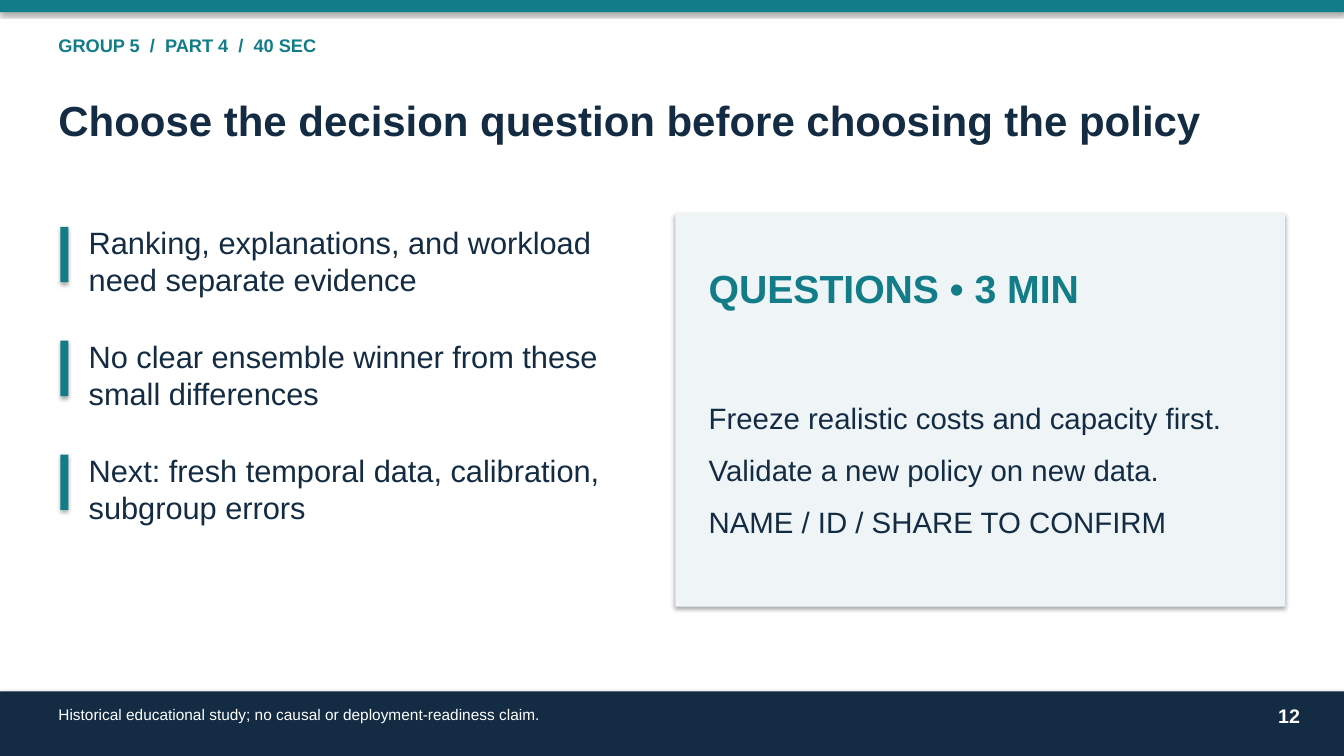
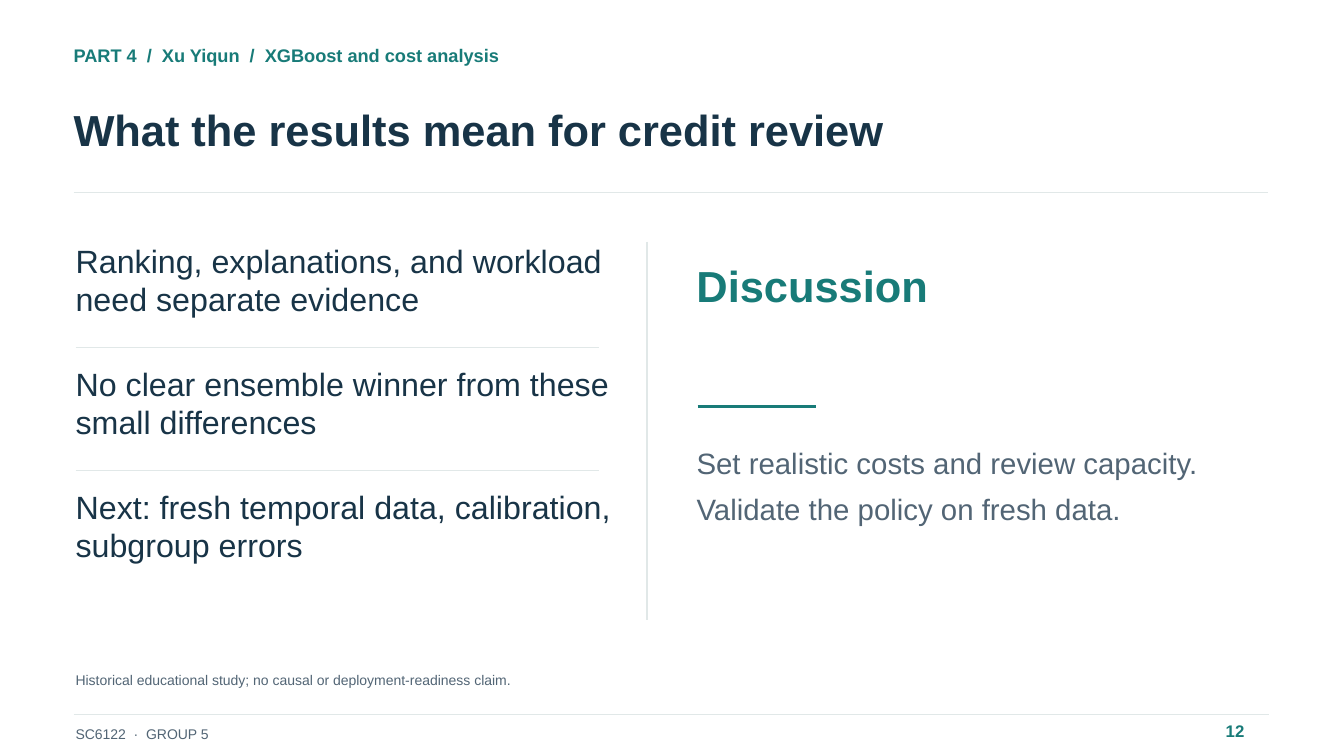
Before and after one commit to IcantFind-a-username/-SC6122-Group5-Credit-Default, a slide deck: slide 12 of submission/Group5_Presentation.pptx. Drawn at 1344x756 pixels with LibreOffice and Linux fonts; fonts in the diff are those of the drawing. Boxes give left, top, right and bottom in pixels: in the first picture for what was removed or moved away, otherwise in the second. Text is boxed around its words. In the diff, an @@ line names an element or a change of style, - is before the commit and + after.

```diff
--- a/submission/Group5_Presentation.pptx
+++ b/submission/Group5_Presentation.pptx
@@ rectangle removed at (0,0,1344,12) @@
@@ text added at (74,48,499,66), 13 pt, text #187B78, bold @@
+PART 4 / Xu Yiqun / XGBoost and cost analysis
@@ text removed at (58,105,1200,145) @@
-Choose the decision question before choosing the policy
@@ text at (74,114,883,147): text changed; size 13 to 31 pt; text colour #127D88 to #183447 @@
-GROUP 5 / PART 4 / 40 SEC
+What the results mean for credit review
@@ line added from (74, 193) to (1268, 193), #E1E8E8 1 pt @@
@@ rectangle removed at (60,227,69,282) @@
@@ text "Ranking, explanations, and workload need ...": place and size @@
-text "Ranking, explanations, and workload need ..." at (89,231,591,297)
+text "Ranking, explanations, and workload need ..." at (76,249,602,318)
@@ rectangle removed at (676,214,1286,607) @@
@@ line added from (647, 242) to (647, 620), #E1E8E8 1 pt @@
@@ text added at (696,270,927,303), 31 pt, text #187B78, bold @@
+Discussion
@@ text removed at (709,275,1079,311) @@
-QUESTIONS • 3 MIN
@@ rectangle removed at (60,341,69,396) @@
@@ line added from (76, 348) to (599, 348), #E1E8E8 1 pt @@
@@ text "No clear ensemble winner from ...": place and size @@
-text "No clear ensemble winner from ..." at (89,345,597,406)
+text "No clear ensemble winner from ..." at (76,372,609,435)
@@ line added from (698, 406) to (817, 406), #187B78 2 pt @@
@@ rectangle removed at (60,455,69,510) @@
@@ line added from (76, 471) to (599, 471), #E1E8E8 1 pt @@
@@ text at (697,452,1197,525): text changed; text colour #142C43 to #526575 @@
-Freeze realistic costs and capacity first.
-Validate a new policy on new data.
-NAME / ID / SHARE TO CONFIRM
+Set realistic costs and review capacity.
+Validate the policy on fresh data.
@@ size 22 to 23 pt, text colour #142C43 to #183447; less space between paragraphs in 3 elements at (76,249,602,318), (76,372,609,435), (76,495,611,563) @@
@@ text "Next: fresh temporal data, calibration, ...": place and size @@
-text "Next: fresh temporal data, calibration, ..." at (89,459,600,524)
+text "Next: fresh temporal data, calibration, ..." at (76,495,611,563)
@@ text "Historical educational study; no causal ...": place and size @@
-text "Historical educational study; no causal ..." at (58,709,539,724)
+text "Historical educational study; no causal ..." at (76,675,510,688)
@@ text "Historical educational study; no causal ..." at (76,675,510,688): size 11 to 10 pt, text colour #FFFFFF to #526575; less space between paragraphs @@
@@ rectangle removed at (0,692,1344,756) @@
@@ line added from (74, 715) to (1269, 715), #E1E8E8 1 pt @@
@@ text "12": place and size @@
-text "12" at (1278,709,1300,723)
+text "12" at (1226,725,1245,737)
@@ text "12" at (1226,725,1245,737): size 14 to 12 pt, text colour #FFFFFF to #187B78; less space between paragraphs @@
@@ text added at (76,729,209,739), 10 pt, text #526575 @@
+SC6122 · GROUP 5
```
Also in this commit, not shown: 14 other slides changed, 1 slide added, 1 slide removed, 13 other files.
